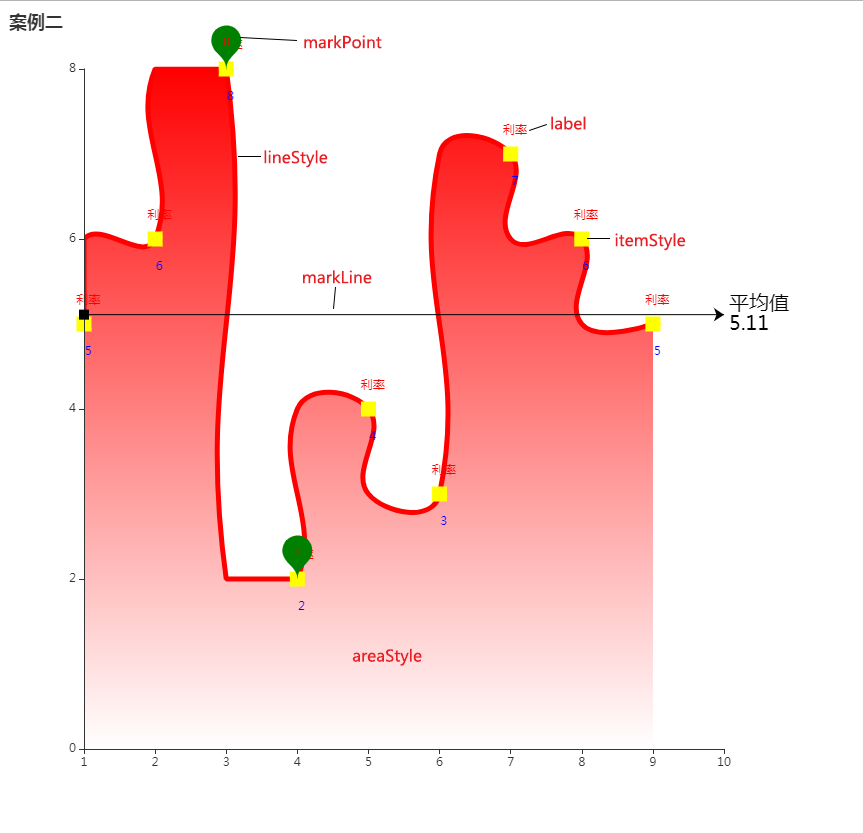
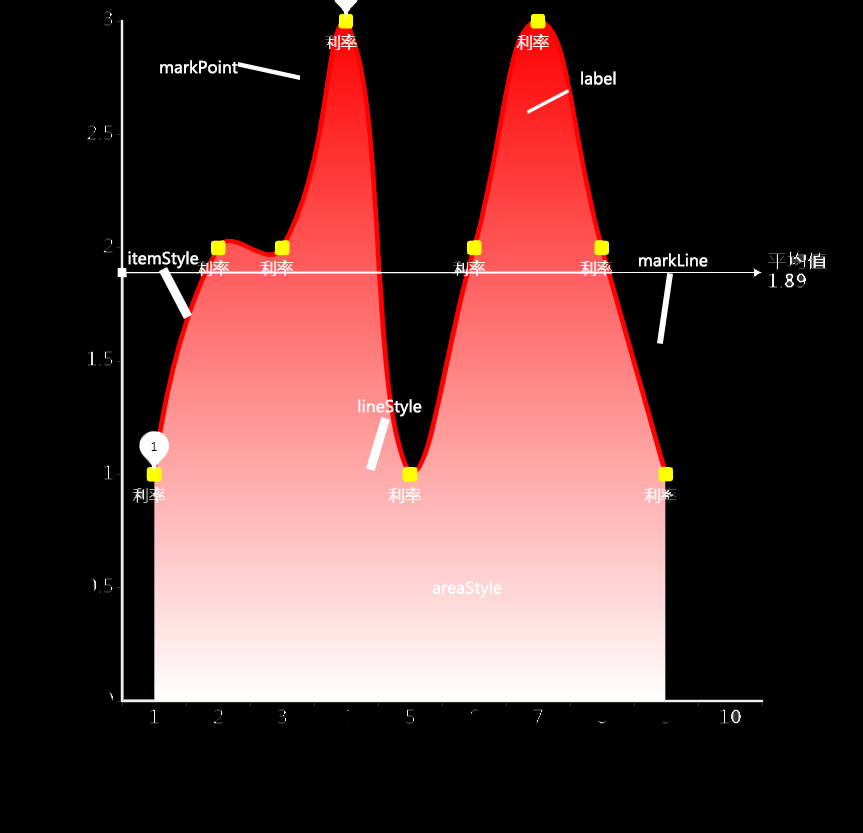
Before/after of a w=863, h=833 layered artwork. What changed in the layer stack:
removed layer "形状 4" over 333, 287, 336, 309
removed layer "形状 3" over 332, 283, 338, 309
painted on "areaStyle" over 352, 580, 502, 666
added group "组 1 副本" with 1 layers above "组 1" over 159, 267, 192, 319
added layer "形状 5" (1st of 2, in "组 1 副本") in group "组 1 副本" over 159, 267, 192, 319
added group "组 1" with 1 layers above "lineStyle" over 366, 417, 390, 471
moved "形状 5" (2nd of 2, in "组 1") into group "组 1", painted on it over 238, 156, 390, 471
painted on "lineStyle" over 264, 150, 422, 417
painted on "形状 6" over 587, 238, 673, 344
painted on "itemStyle" over 128, 233, 686, 269
painted on "形状 7" over 527, 89, 569, 131
painted on "label" over 551, 71, 616, 130
painted on "形状 2" over 238, 37, 300, 80
removed layer "形状 1" over 326, 290, 328, 311
painted on "markLine" over 303, 253, 708, 284
painted on "markPoint" over 160, 35, 382, 74
removed layer "背景" over 0, 0, 863, 833
added layer "案例二" above "图层 1" over 86, 0, 827, 724
added layer "图层 1" over 0, 0, 863, 833
